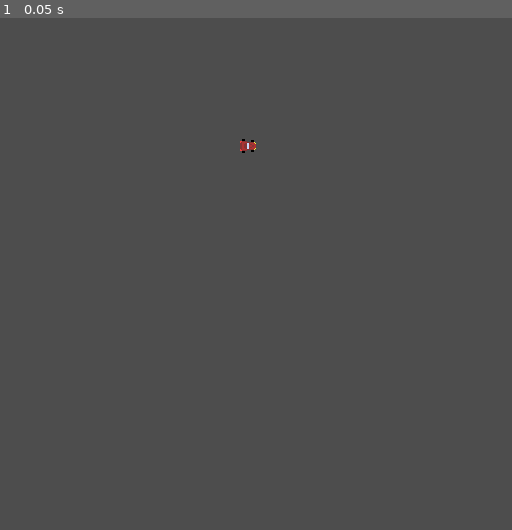
Above: before the commit, frame 1.
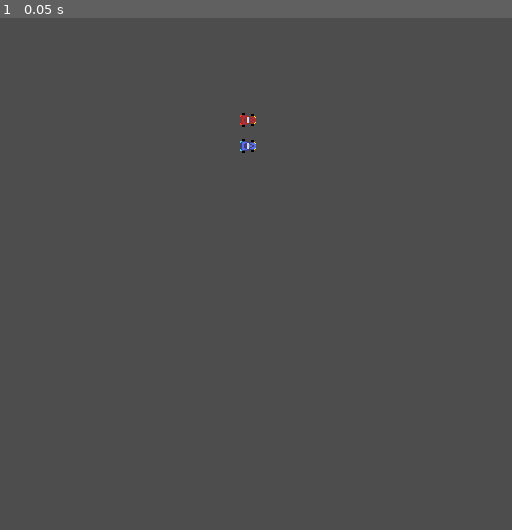
Above: after the commit, the same moment.

Repository: Alexander-Jordan/indy-500-godot
Game: Godot game, scene res://stages/main.tscn
The game is run twice, just before and just after one commit, with the same random seed, the same clock (stepped at 60 frames per second) and the same inputs.
Inputs:
- Up to frame 1 (0.05 s): no input

The runs differ from the first frame. In frame 1, 0.1% of the frame differs, in the area x 46-50%, y 18-26%.

Commit message:
Add car number 2, and make it possible to change color

Diff:
--- a/entities/car/car.gd
+++ b/entities/car/car.gd
@@ -1,12 +1,26 @@
+@tool
 class_name Car extends CharacterBody2D
 
 @export_enum('p1', 'p2') var player: String = 'p1'
 @export var properties: CarProperties
+@export var sprite: CompressedTexture2D:
+	set(s):
+		if s == sprite:
+			return
+		sprite = s
+		if sprite_2d:
+			sprite_2d.texture = sprite
+
+@onready var sprite_2d: Sprite2D = $Sprite2D
 
 var acceleration_input: float = 0.0
 var steering_input: float = 0.0
 
 func _physics_process(delta: float) -> void:
+	# Don't run any code from this function in the editor
+	if Engine.is_editor_hint():
+		return
+
 	properties.acceleration = get_acceleration()
 	properties.steering = get_steering()
 	calculate_steering(delta)
@@ -18,8 +32,19 @@
 	move_and_slide()
 
 func _process(_delta: float) -> void:
+	# Don't run any code from this function in the editor
+	if Engine.is_editor_hint():
+		return
+
 	acceleration_input = get_acceleration_input()
 	steering_input = get_steer_input()
+
+func _ready() -> void:
+	# Don't run any code from this function in the editor
+	if Engine.is_editor_hint():
+		return
+
+	sprite_2d.texture = sprite
 
 func calculate_steering(delta: float) -> void:
 	# Find the wheel positions
--- a/stages/main.tscn
+++ b/stages/main.tscn
@@ -1,7 +1,9 @@
-[gd_scene load_steps=7 format=3 uid="uid://d05ej4e43kq5x"]
+[gd_scene load_steps=9 format=3 uid="uid://d05ej4e43kq5x"]
 
 [ext_resource type="PackedScene" uid="uid://bt4bmd1nfsw8w" path="res://entities/car/car.tscn" id="1_72s8x"]
 [ext_resource type="Resource" uid="uid://cmqlwg7dgno5h" path="res://entities/car/properties/properties_default.tres" id="2_43f5m"]
+[ext_resource type="Texture2D" uid="uid://dyv5mbbaulhqp" path="res://entities/car/car_red.png" id="3_0oqm6"]
+[ext_resource type="Texture2D" uid="uid://x8u2oh50r6uw" path="res://entities/car/car_blue.png" id="4_fejr8"]
 
 [sub_resource type="WorldBoundaryShape2D" id="WorldBoundaryShape2D_72s8x"]
 normal = Vector2(0, 1)
@@ -41,5 +43,12 @@
 shape = SubResource("WorldBoundaryShape2D_0oqm6")
 
 [node name="Car" parent="." instance=ExtResource("1_72s8x")]
+position = Vector2(256, 102)
+properties = ExtResource("2_43f5m")
+sprite = ExtResource("3_0oqm6")
+
+[node name="Car2" parent="." instance=ExtResource("1_72s8x")]
 position = Vector2(256, 128)
+player = "p2"
 properties = ExtResource("2_43f5m")
+sprite = ExtResource("4_fejr8")
